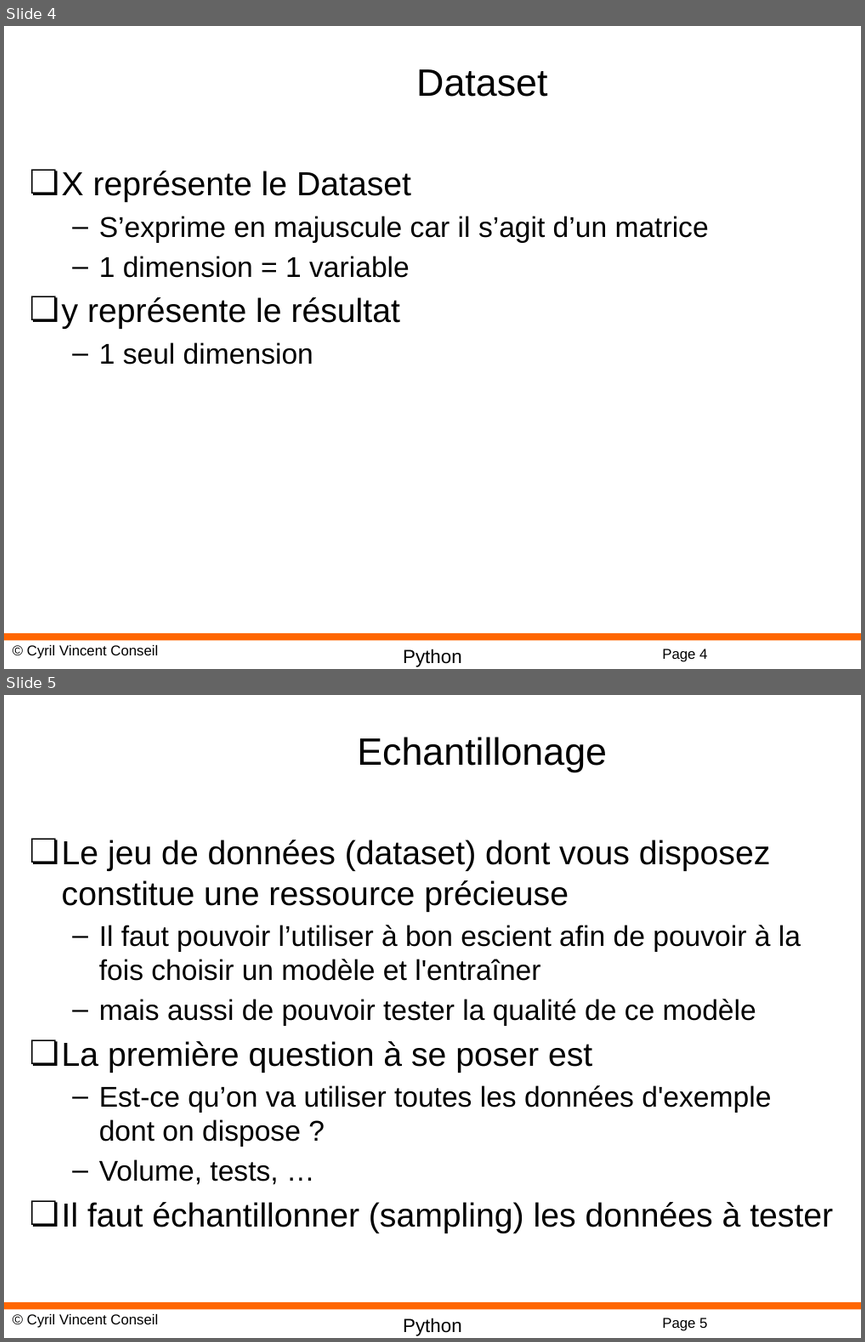
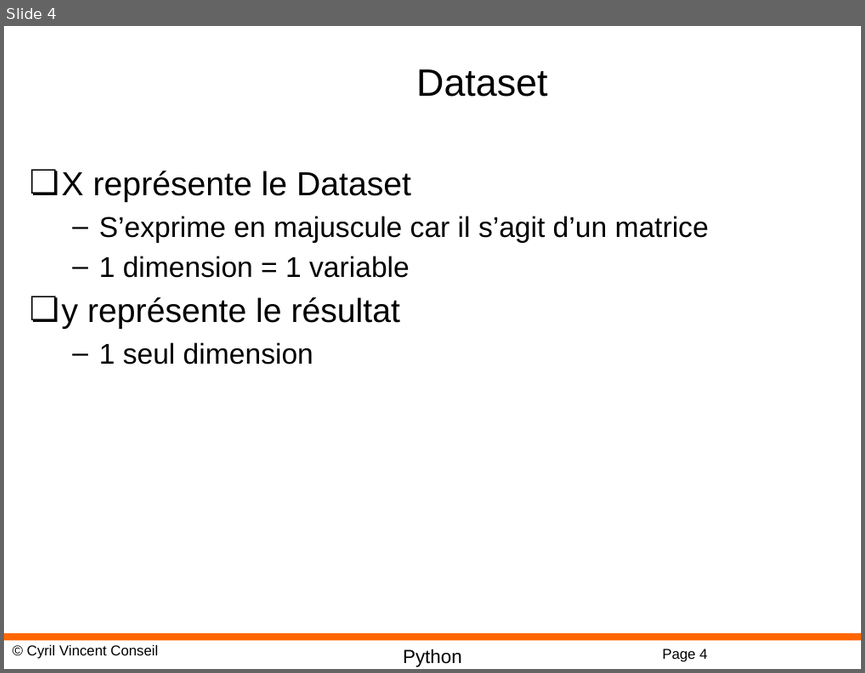
Before and after one commit to cyrilvincent/python-advanced, a slide deck: PPT/DataScience13-ScikitLearn.pptx. Shown one above the other, each under a label of ours: slides 4 and 5 before the commit, slide 4 after it. The pictures are 865x1342 and 865x673 pixels, drawn with LibreOffice and Linux fonts; fonts in the diff are those of the drawing; background and template pictures are left out. Boxes give left, top, right and bottom in pixels: in the first picture for what was removed or moved away, otherwise in the second. Text is boxed around its words. In the diff, an @@ line names an element or a change of style, - is before the commit and + after.

```diff
--- a/PPT/DataScience13-ScikitLearn.pptx
+++ b/PPT/DataScience13-ScikitLearn.pptx
@@ slide 5 removed at bbox=[4, 695, 861, 1338], background #FFFFFF; not listed: 4 template elements that a slide beside it also shows @@
@@ title removed at bbox=[357, 737, 607, 772] @@
-Echantillonage
@@ text removed at bbox=[62, 839, 833, 1233] @@
-❏ Le jeu de données (dataset) dont vous disposez constitue une ressource précieuse
-  – Il faut pouvoir l’utiliser à bon escient afin de pouvoir à la fois choisir un modèle et l'entraîner
-  – mais aussi de pouvoir tester la qualité de ce modèle
-❏ La première question à se poser est
-  – Est-ce qu’on va utiliser toutes les données d'exemple dont on dispose ?
-  – Volume, tests, …
-❏ Il faut échantillonner (sampling) les données à tester
```
Also in this commit, not shown: 10 other slides removed, 4 other files.
